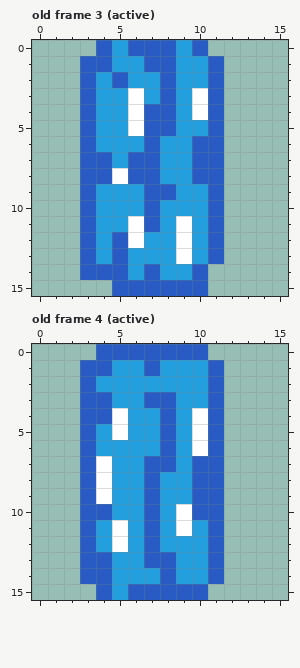
Pixel-art file, stored at data/sprites/effects/water-stream.aseprite. Above: the version before the commit.
16x16 pixels, 4 frames. Shown: old frame 3 (active), old frame 4 (active). The commit also changed other frames, which this record leaves out.
And afterwards:
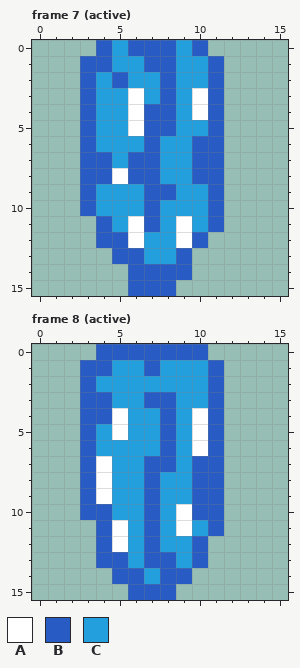
Palette (. is transparent): A #ffffff  B #285cc4  C #249fde
A new or re-ordered frame is compared with the old frame closest to it.
What changed:
frames 4 -> 8
Frame 7 (active) is new; against old frame 3 (active):
y 11: x 3..4 BC -> .B
y 12: x 3..4 BC -> .B; x 10..11 CB -> B.
y 13: x 3..4 BC -> ..; x 6 C -> B; x 9..11 ACB -> B..
y 14: x 3..6 BBBC -> ...B; x 8..10 CCB -> BB.
y 15: x 5 B -> .; x 9..10 BB -> ..
Frame 8 (active) is new; against old frame 4 (active):
y 11: x 3..4 BC -> .B
y 12: x 3..4 BC -> .B; x 10..11 CB -> B.
y 13: x 3 B -> .; x 5 C -> B; x 10..11 CB -> B.
y 14: x 3..6 BBCC -> ..BB; x 9..11 CCB -> B..
y 15: x 4..5 BC -> ..; x 9..10 BB -> ..
Pixel boxes of the changes (left, top, right, bottom) in both pictures:
changed: (80, 216, 224, 296)
changed: (80, 520, 224, 600)
